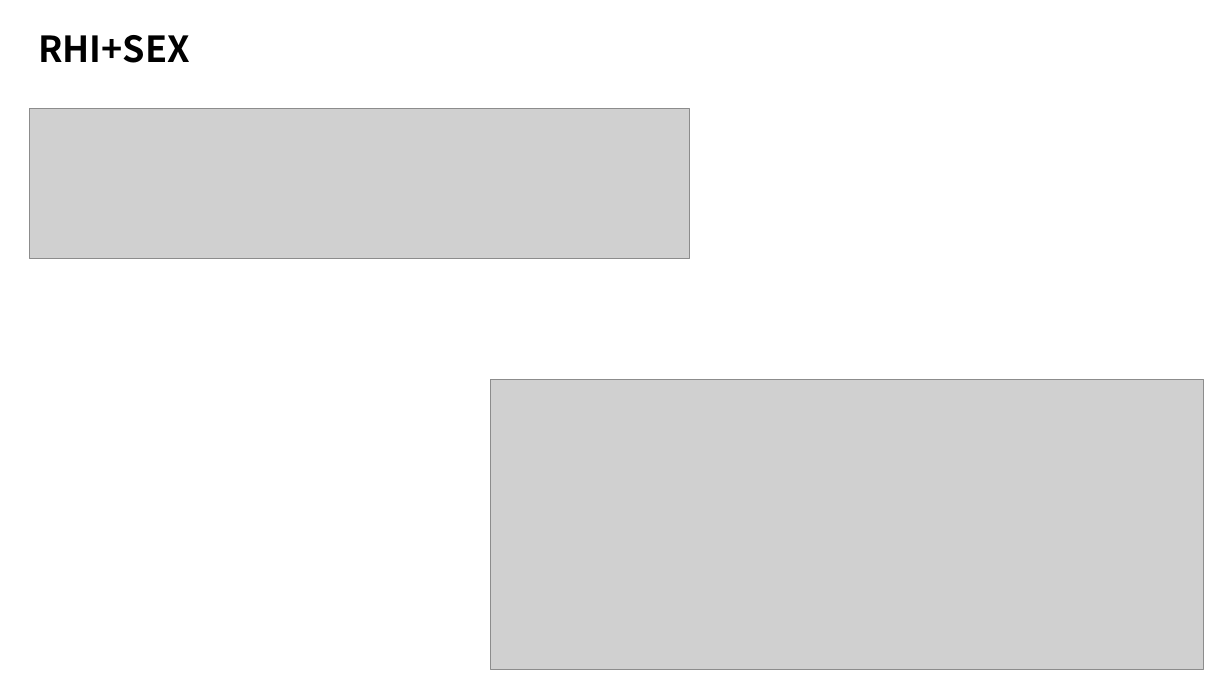
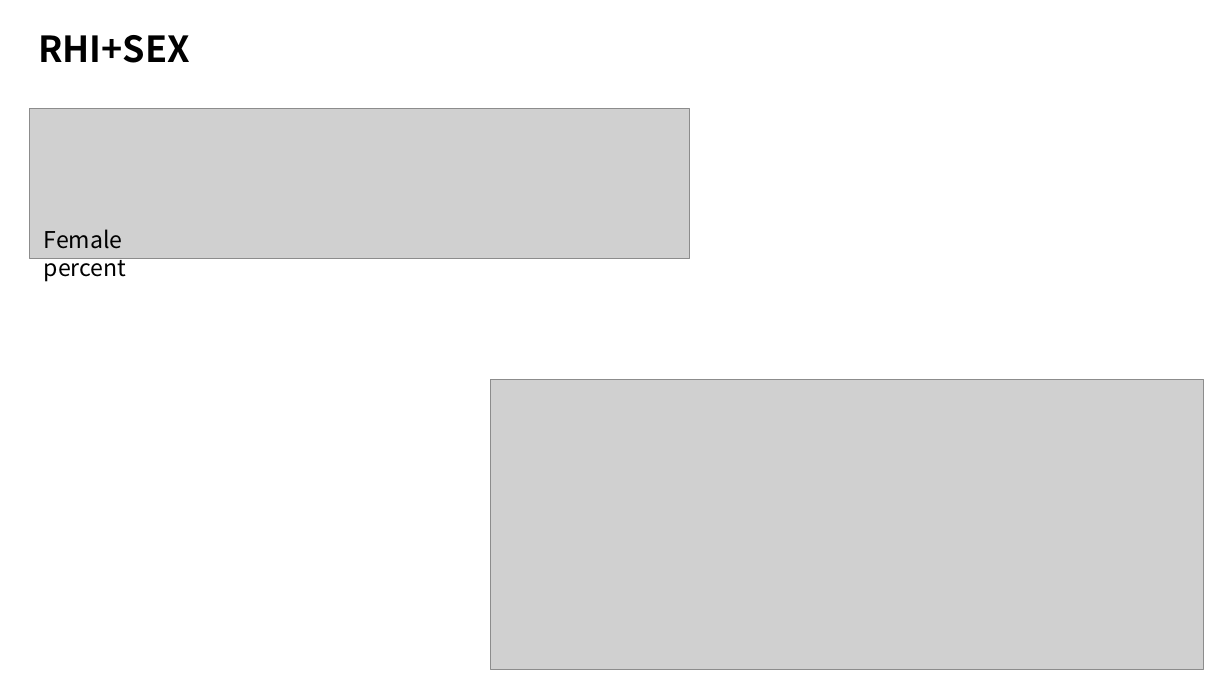
Before and after one commit to Radominic/BusinessAnalytics, a slide deck: slide 3 of week6_assignment.pptx. Drawn at 1232x693 pixels with LibreOffice and Linux fonts; fonts in the diff are those of the drawing; grey boxes stand for pictures. Boxes give left, top, right and bottom in pixels: in the first picture for what was removed or moved away, otherwise in the second. Text is boxed around its words. In the diff, an @@ line names an element or a change of style, - is before the commit and + after.

```diff
--- a/week6_assignment.pptx
+++ b/week6_assignment.pptx
@@ text added at [44,229,127,282], 18 pt, text #000000 @@
+Female percent
```
Also in this commit, not shown: 2 other slides changed, 1 slide added, 1 slide removed.
